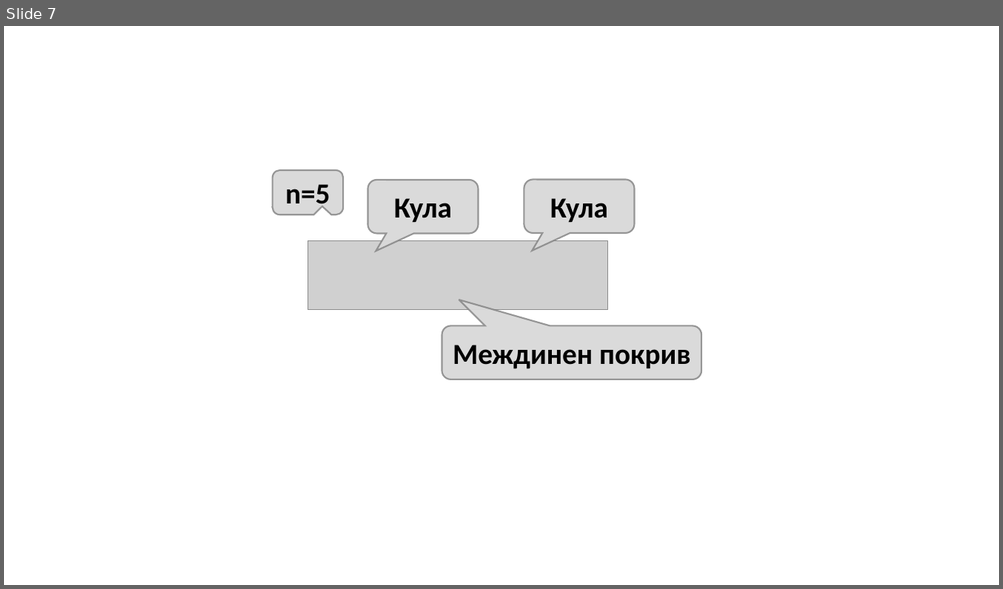
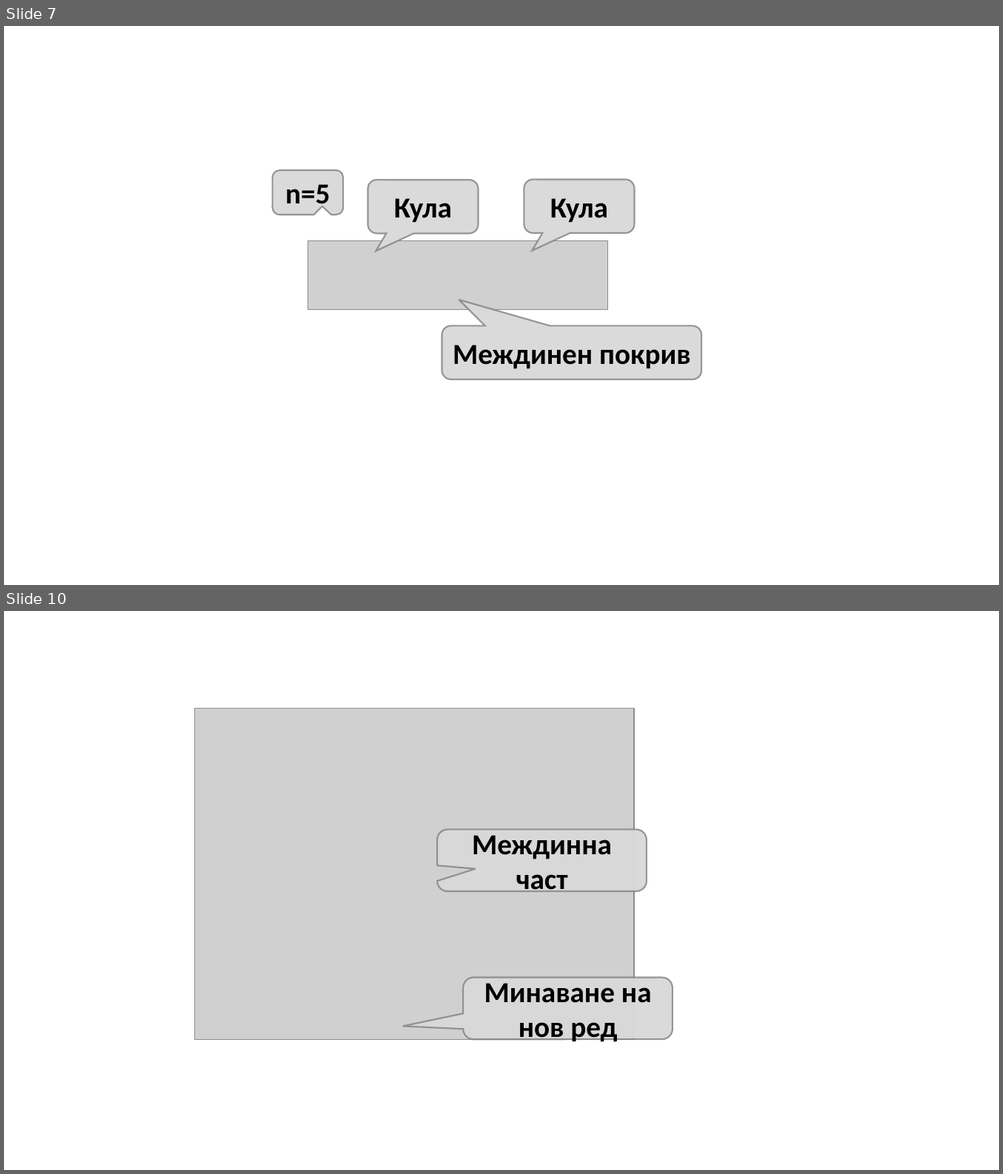
Before and after one commit to SoftUni/Programming-Basics-Book-CSharp-BG, a slide deck: assets/chapter-6-images/chapter-6-images.pptx. Shown one above the other, each under a label of ours: slide 7 before the commit, slides 7 and 10 after it; the slides between them are not shown. The pictures are 1003x589 and 1003x1174 pixels, drawn with LibreOffice and Linux fonts; fonts in the diff are those of the drawing; grey boxes stand for pictures. Boxes give left, top, right and bottom in pixels: in the first picture for what was removed or moved away, otherwise in the second. Text is boxed around its words. In the diff, an @@ line names an element or a change of style, - is before the commit and + after.

```diff
--- a/assets/chapter-6-images/chapter-6-images.pptx
+++ b/assets/chapter-6-images/chapter-6-images.pptx
@@ slide 10 added at (4,611,999,1170), background #FFFFFF @@
@@ picture added at (195,709,634,1040) @@
@@ rounded speech box added at (438,829,647,891), fill #D9D9D9 at 95% opacity, outline #808080 1.5 pt, 28 pt, text #000000, bold @@
+Междинна част
@@ rounded speech box added at (463,978,672,1040), fill #D9D9D9 at 95% opacity, outline #808080 1.5 pt, 28 pt, text #000000, bold @@
+Минаване на нов ред
```
Also in this commit, not shown: 3 other slides added, 7 other files.
